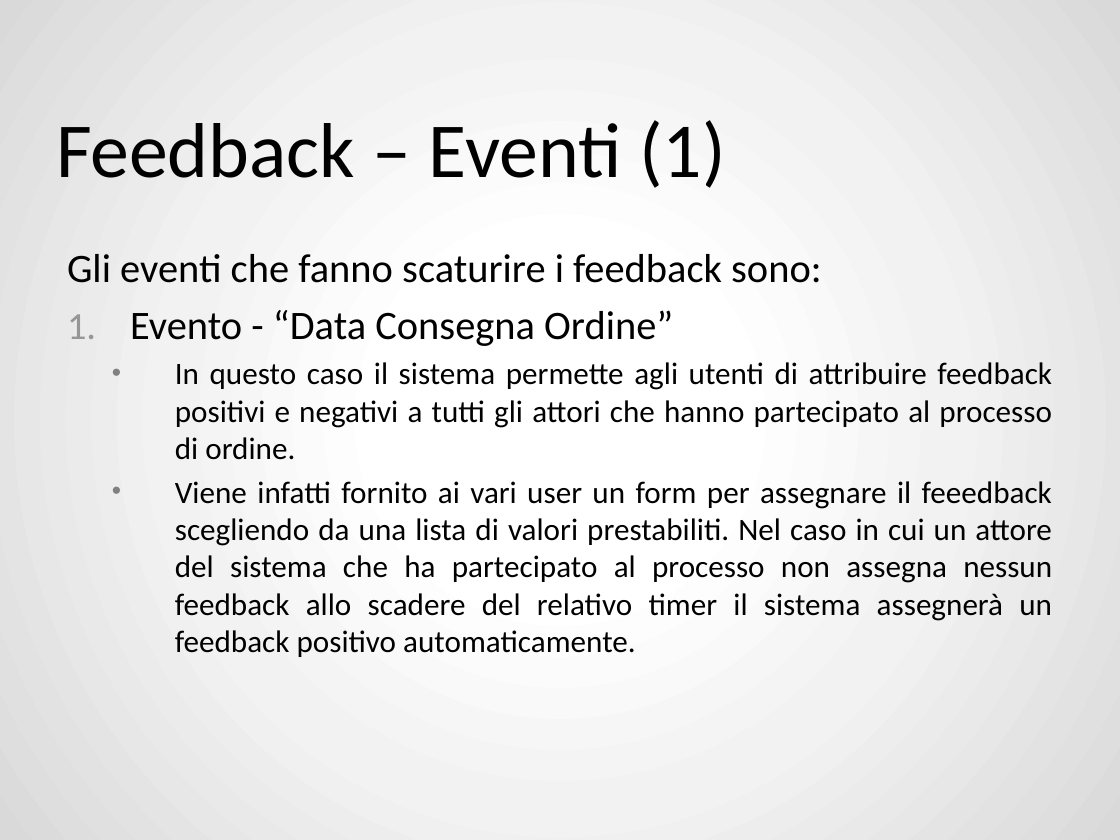
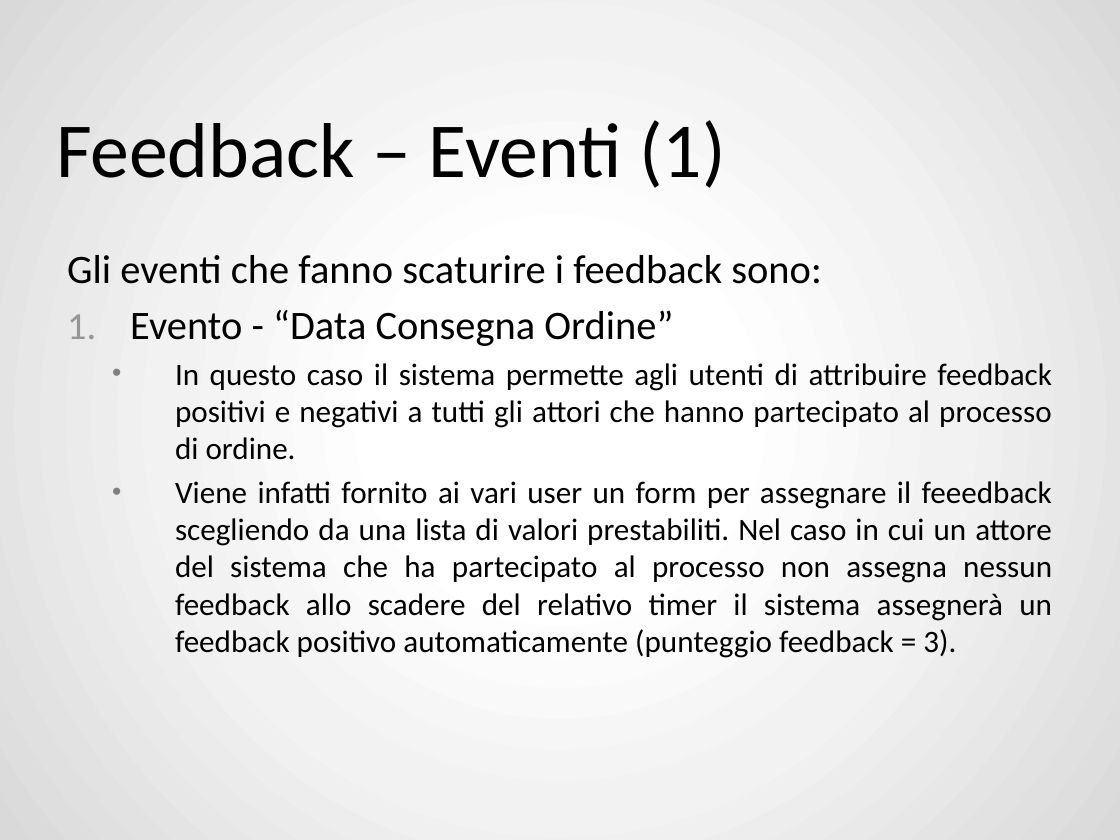
Before and after one commit to ZhangUranus/amicidelgas, a slide deck: slide 18 of SeamAmiciDelGas/risorse_gassose/presentazione_demo/SeamAmiciDelGas - finale.pptx (slide 17 before the commit). Drawn at 1120x840 pixels with LibreOffice and Linux fonts; fonts in the diff are those of the drawing; background and template pictures are left out. Boxes give left, top, right and bottom in pixels: in the first picture for what was removed or moved away, otherwise in the second. Text is boxed around its words. In the diff, an @@ line names an element or a change of style, - is before the commit and + after.

```diff
--- a/SeamAmiciDelGas/risorse_gassose/presentazione_demo/SeamAmiciDelGas - finale.pptx
+++ b/SeamAmiciDelGas/risorse_gassose/presentazione_demo/SeamAmiciDelGas - finale.pptx
@@ text at <box>175,481,1052,658</box>: text changed @@
-  • Viene infatti fornito ai vari user un form per assegnare il feeedback scegliendo da una lista di valori prestabiliti. Nel caso in cui un attore del sistema che ha partecipato al processo non assegna nessun feedback allo scadere del relativo timer il sistema assegnerà un feedback positivo automaticamente.
+  • Viene infatti fornito ai vari user un form per assegnare il feeedback scegliendo da una lista di valori prestabiliti. Nel caso in cui un attore del sistema che ha partecipato al processo non assegna nessun feedback allo scadere del relativo timer il sistema assegnerà un feedback positivo automaticamente (punteggio feedback = 3).
```
Also in this commit, not shown: 25 other slides changed, 12 slides added, 4 slides removed.
